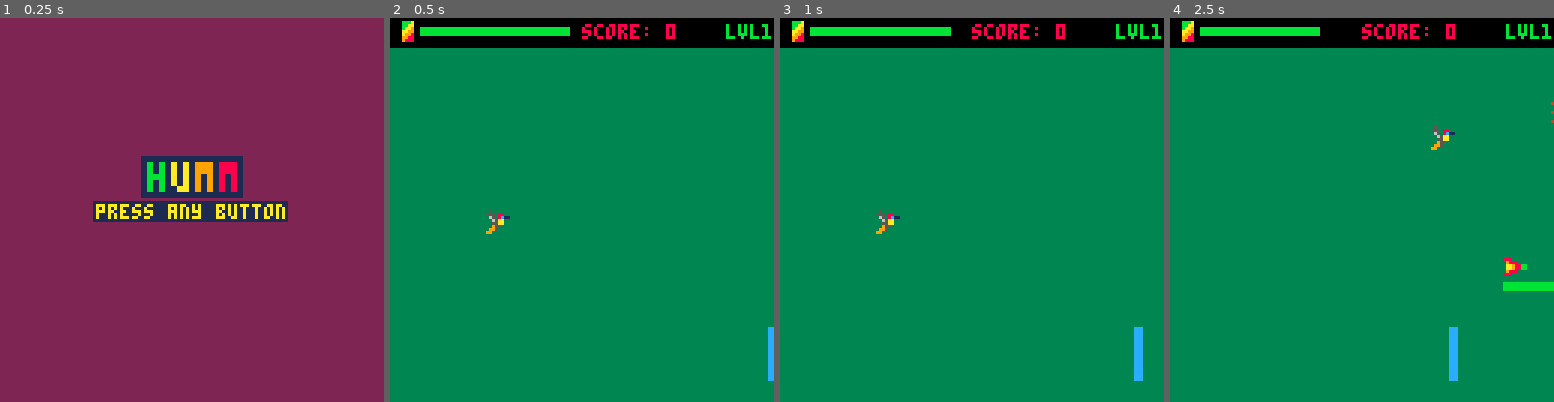
Above: before the commit, frames 1-4 (left to right).
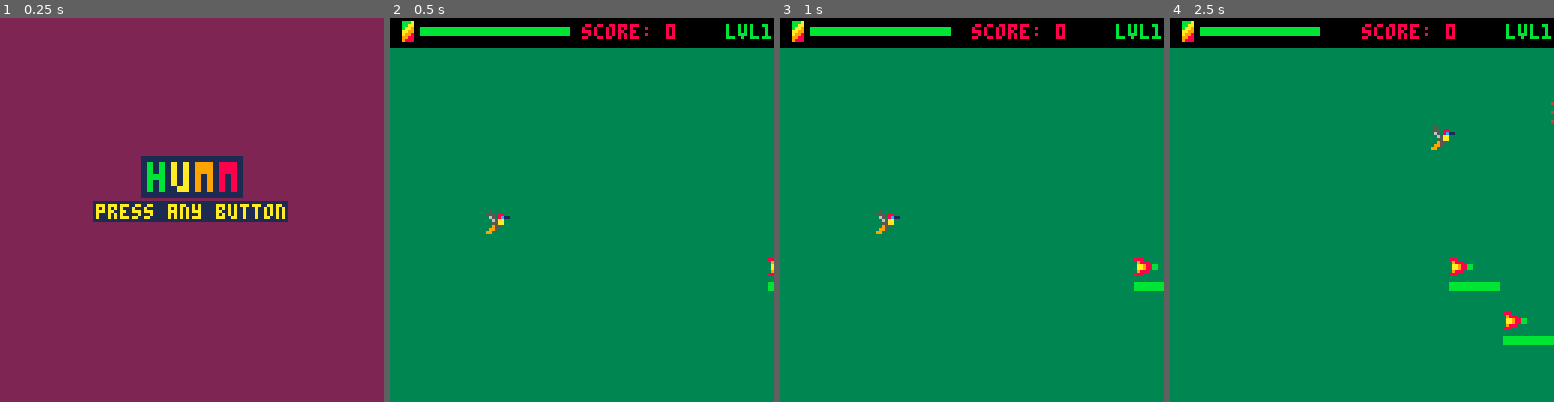
Above: after the commit, the same moments.

Repository: Cuttleshock/PICO-8-projects
Game: PICO-8 cartridge humm.p8
The game is run twice, just before and just after one commit, with the same random seed, the same clock (stepped at 60 frames per second) and the same inputs.
Inputs:
- Up to frame 1 (0.25 s): no input
- Up to frame 2 (0.5 s): tap X (X key) at 0.33 s
- Up to frame 3 (1 s): tap O (Z key) at 0.7 s
- Up to frame 4 (2.5 s): tap X (X key) at 1.07, 1.85 s; hold Right 1.6-2.1 s; tap O (Z key) at 1.7, 2.1 s; hold Up 2.15-2.42 s; hold Right from 2.47 s (still down)

Frame 1 is identical in both runs. In frame 2, 0.3% of the frame differs, in the area x 98-100%, y 62-95%; in frame 3, 0.7%; in frame 4, 1.8%, in the area x 72-100%, y 62-95%.

Commit message:
Increase fairness: assert that there is always at least one flower on screen

Diff:
--- a/humm.p8
+++ b/humm.p8
@@ -208,10 +208,18 @@
 	end
 end
 
+function anyflowers()
+	for n in all(npcs) do
+		if (n.name=='flw') return true
+	end
+	return false
+end
+
 function spawnnpc()
 	if _lvl == 1 then
 		if (actorseed < 0.28
 		 or pc.juice < low_juice
+		 or not anyflowers()
 		) then
 			add(npcs,flower{
 			 y=scrntp+flr(rnd(scrnbt-scrntp-12)),
@@ -233,6 +241,7 @@
 	elseif _lvl == 2 then
 		if (actorseed < 0.26
 		 or pc.juice < low_juice
+		 or not anyflowers()
 		) then
 			add(npcs,flower{
 			 y=scrntp+flr(rnd(scrnbt-scrntp-12)),
@@ -259,6 +268,7 @@
 	elseif _lvl == 3 then
 		if (actorseed < 0.24
 		 or pc.juice < low_juice
+		 or not anyflowers()
 		) then
 			add(npcs,flower{
 			 y=scrntp+flr(rnd(scrnbt-scrntp-12)),
@@ -288,6 +298,7 @@
 	elseif _lvl == 4 then
 		if (actorseed < 0.22
 		 or pc.juice < low_juice
+		 or not anyflowers()
 		) then
 			add(npcs,flower{
 			 y=scrntp+flr(rnd(scrnbt-scrntp-12)),
@@ -339,6 +350,7 @@
 			nsoverride = 50
 		elseif (actorseed < 0.2
 		 or pc.juice < low_juice
+		 or not anyflowers()
 		) then
 			local _yf=scrntp+flr(rnd(scrnbt-scrntp-12))
 			local _ys = _yf-(scrnbt-scrntp)/2
